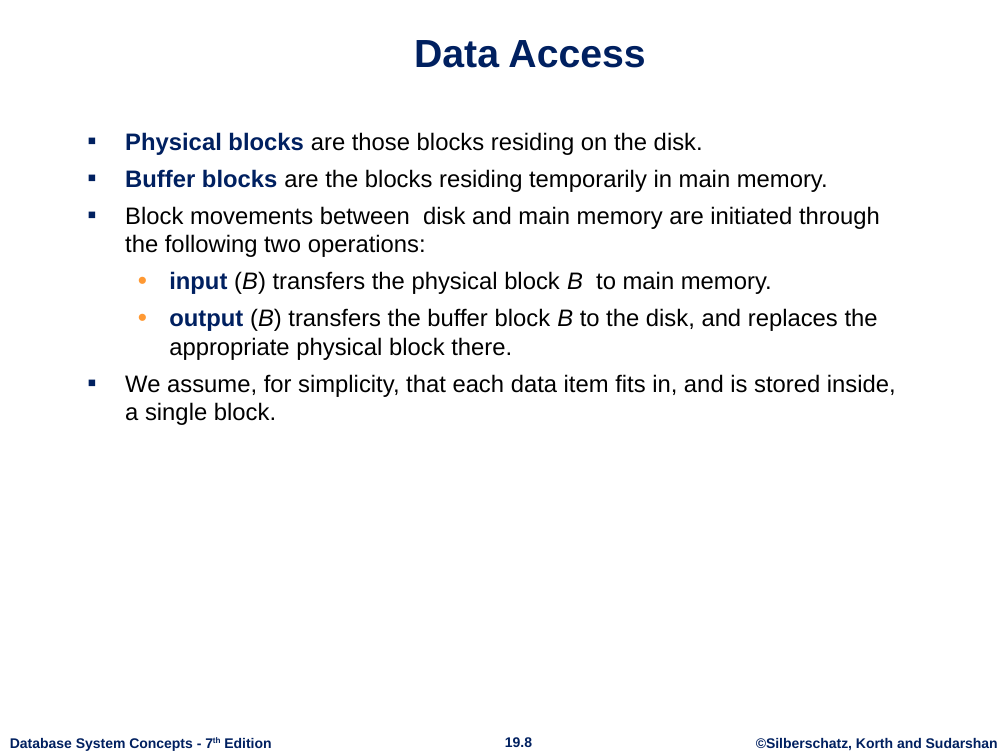
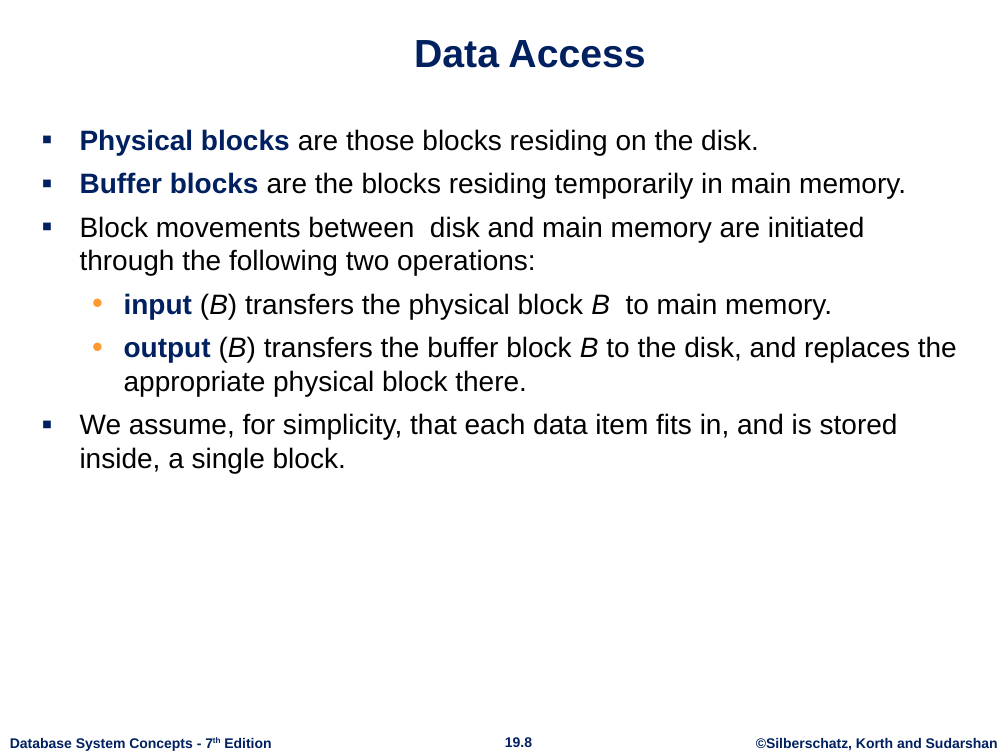
Before and after one commit to ataghinezhad/ataghinezhad.github.io, a slide deck: slide 8 of courses/downloads/temp/AdvanceDB Lec4. ch19.pptx. Drawn at 1008x756 pixels with LibreOffice and Linux fonts; fonts in the diff are those of the drawing; background and template pictures are left out. Boxes give left, top, right and bottom in pixels: in the first picture for what was removed or moved away, otherwise in the second. Text is boxed around its words. In the diff, an @@ line names an element or a change of style, - is before the commit and + after.

```diff
--- a/courses/downloads/temp/AdvanceDB Lec4. ch19.pptx
+++ b/courses/downloads/temp/AdvanceDB Lec4. ch19.pptx
@@ text "Physical blocks are those blocks ...": place and size @@
-text "Physical blocks are those blocks ..." at [125, 132, 896, 425]
+text "Physical blocks are those blocks ..." at [80, 129, 957, 473]
@@ text "Physical blocks are those blocks ..." at [80, 129, 957, 473]: size 17 to 20 pt; more space between paragraphs @@
```
Also in this commit, not shown: 8 other slides changed, 4 other files.
